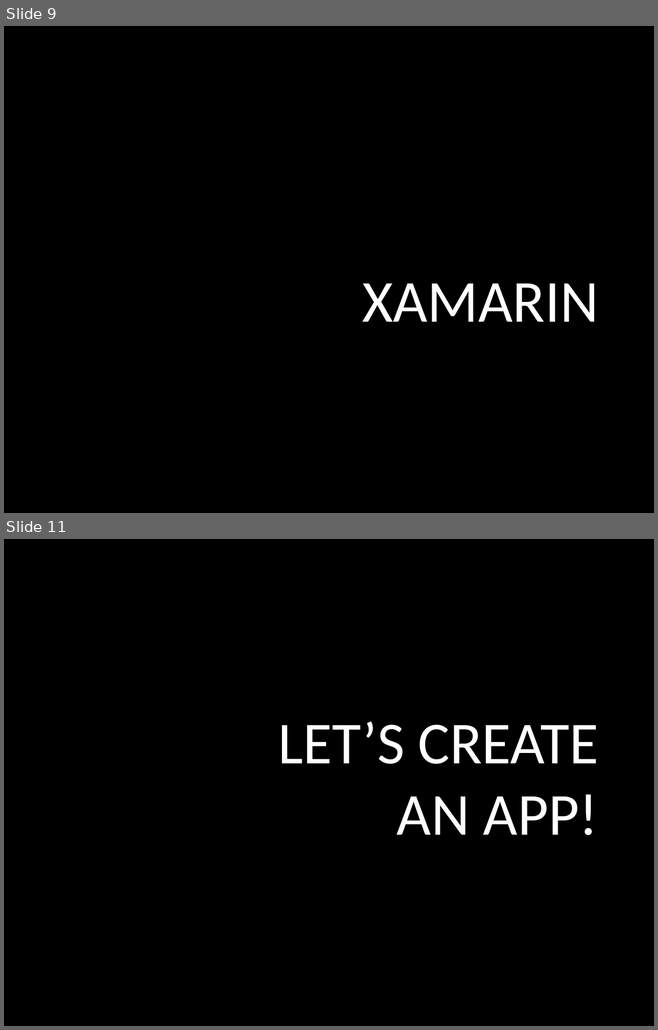
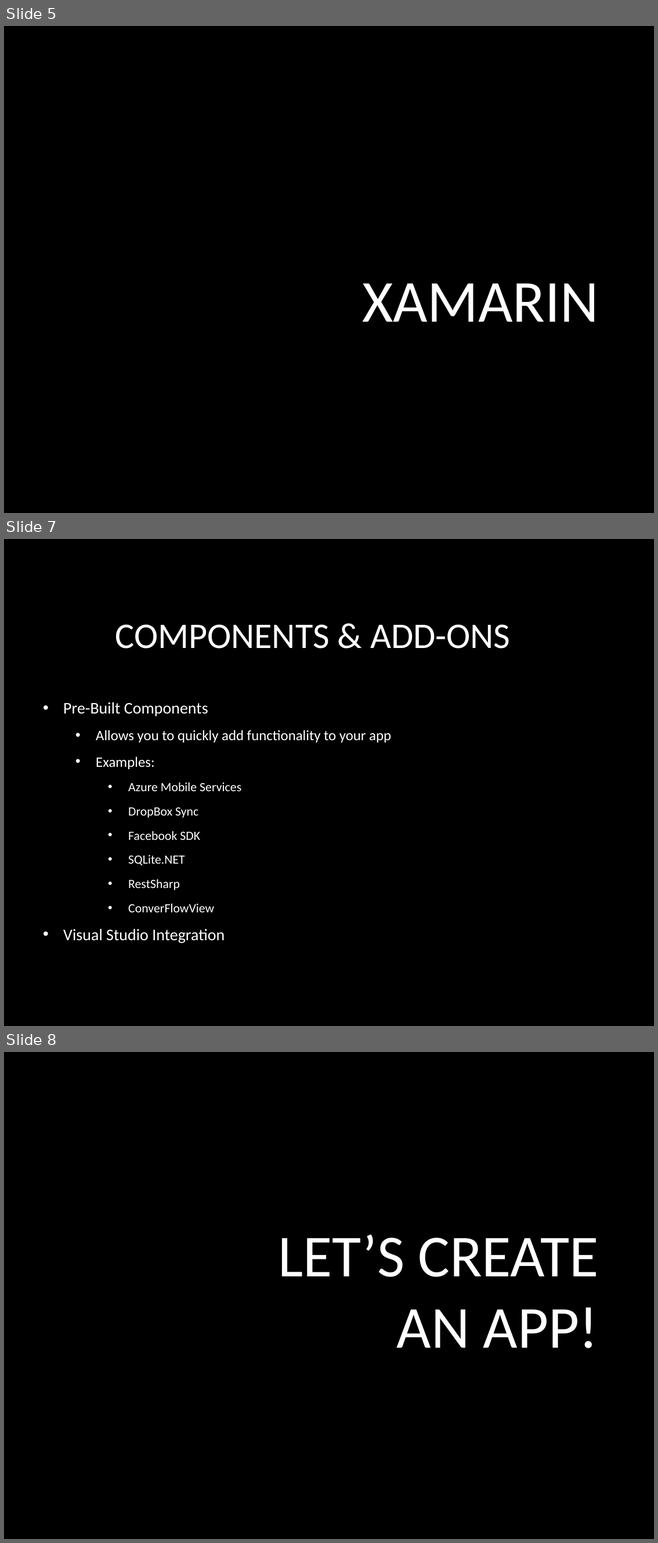
Before and after one commit to jerrelblankenship/Presentations, a slide deck: Xamarin/DaytonDevelopersGroup2013/Xamarin.pptx. Shown one above the other, each under a label of ours: slides 9 and 11 before the commit, slides 5, 7 and 8 after it; the slides between them are not shown. The pictures are 658x1030 and 658x1543 pixels, drawn with LibreOffice and Linux fonts; fonts in the diff are those of the drawing; background and template pictures are left out. Boxes give left, top, right and bottom in pixels: in the first picture for what was removed or moved away, otherwise in the second. Text is boxed around its words. In the diff, an @@ line names an element or a change of style, - is before the commit and + after.

```diff
--- a/Xamarin/DaytonDevelopersGroup2013/Xamarin.pptx
+++ b/Xamarin/DaytonDevelopersGroup2013/Xamarin.pptx
@@ slide 7 added at (4,539,654,1026), background picture (left out) @@
@@ title added at (115,624,510,649), 40 pt, text #FFFFFF @@
+COMPONENTS & ADD-ONS
@@ text added at (63,702,391,943), 14 pt, text #FFFFFF @@
+• Pre-Built Components
+  • Allows you to quickly add functionality to your app
+  • Examples:
+    • Azure Mobile Services
+    • DropBox Sync
+    • Facebook SDK
+    • SQLite.NET
+    • RestSharp
+    • ConverFlowView
+• Visual Studio Integration
@@ what was slide 9 is now slide 5 @@
@@ what was slide 11 is now slide 8 @@
```
Also in this commit, not shown: 7 slides changed, 6 slides removed.
